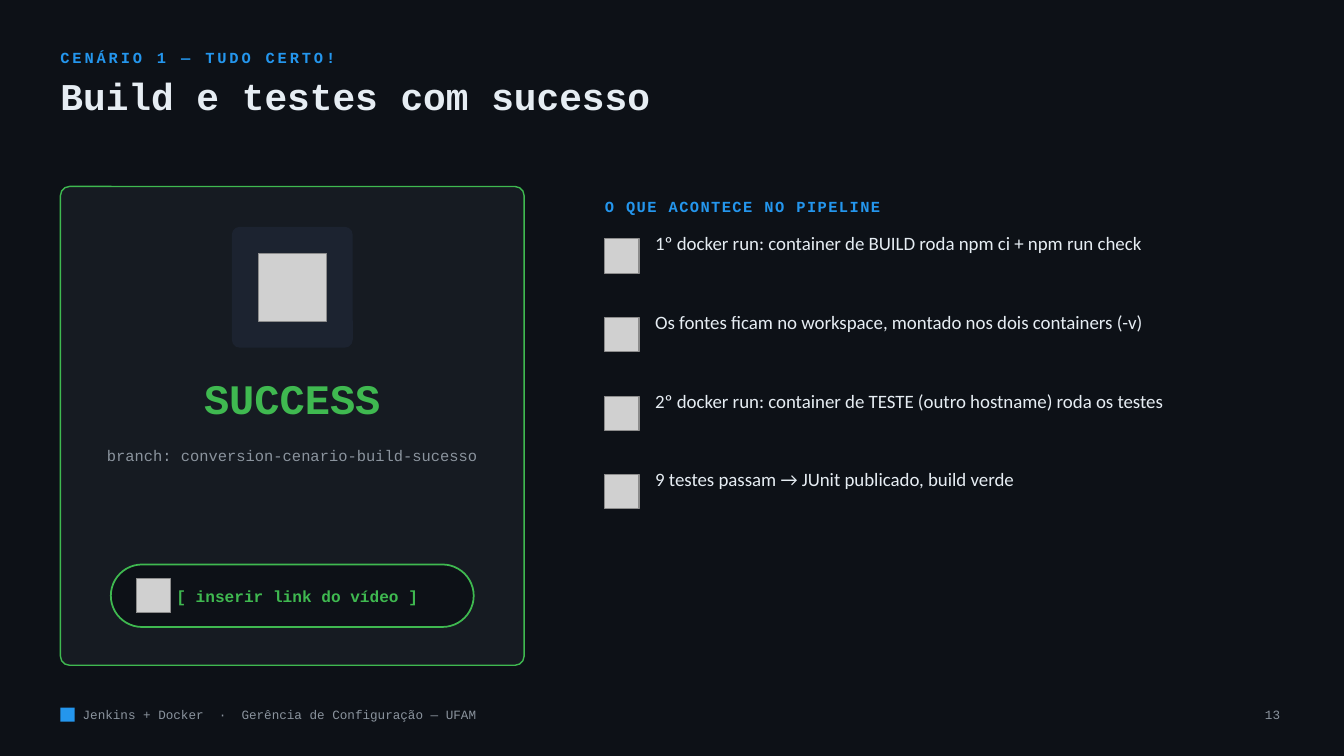
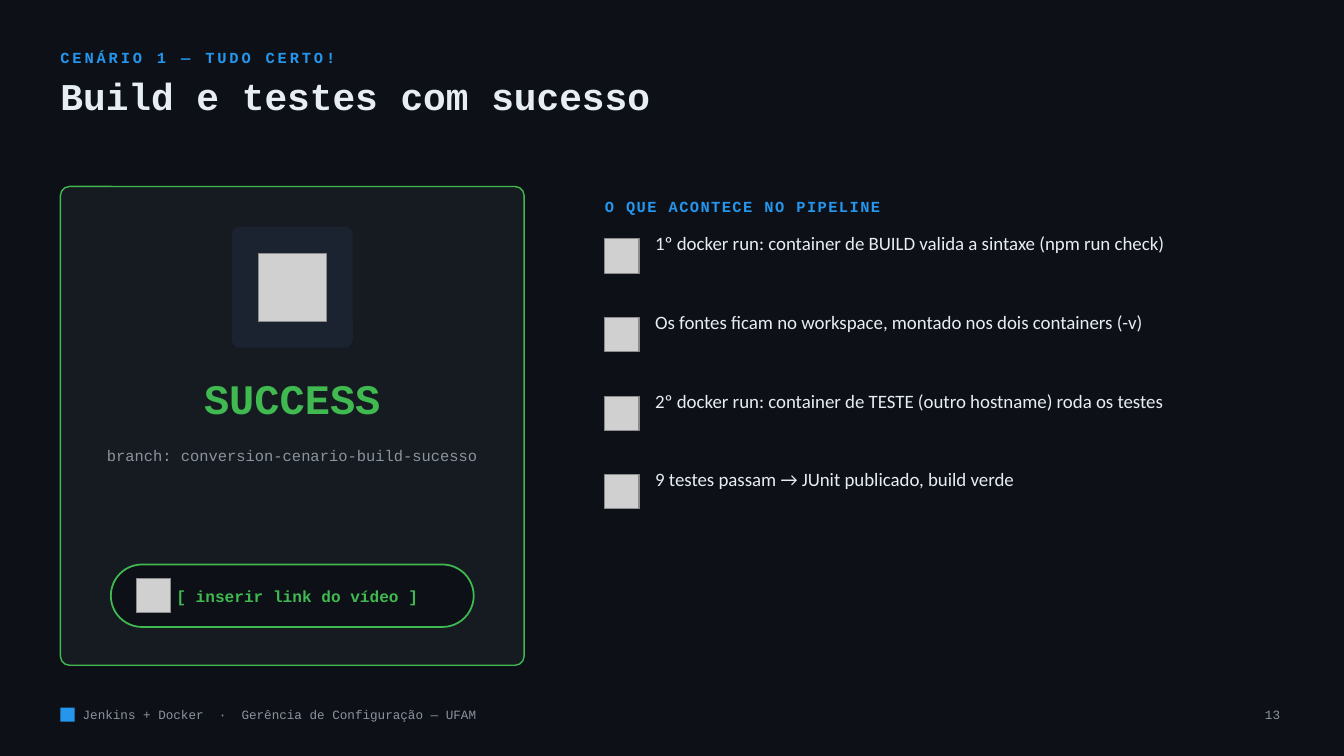
Before and after one commit to DanielTrindade/jenkins-trabalho, a slide deck: slide 13 of slides/jenkins-docker.pptx. Drawn at 1344x756 pixels with LibreOffice and Linux fonts; fonts in the diff are those of the drawing; grey boxes stand for pictures. Boxes give left, top, right and bottom in pixels: in the first picture for what was removed or moved away, otherwise in the second. Text is boxed around its words. In the diff, an @@ line names an element or a change of style, - is before the commit and + after.

Commit message:
fix(ci): remove npm ci do build (projeto sem dependencias, evita travar)
O npm ci ficava lento/preso no Jenkins Windows (tenta escrever node_modules
no volume montado e/ou faz audit de rede). Como o projeto nao tem
dependencias, o build passa a ser apenas 'npm run check' (a compilacao/
validacao de sintaxe). Atualiza docs e slides.

```diff
--- a/slides/jenkins-docker.pptx
+++ b/slides/jenkins-docker.pptx
@@ text at bbox=[655, 236, 1164, 253]: text changed @@
-1º docker run: container de BUILD roda npm ci + npm run check
+1º docker run: container de BUILD valida a sintaxe (npm run check)
```
Also in this commit, not shown: 2 other slides changed, 5 other files.
